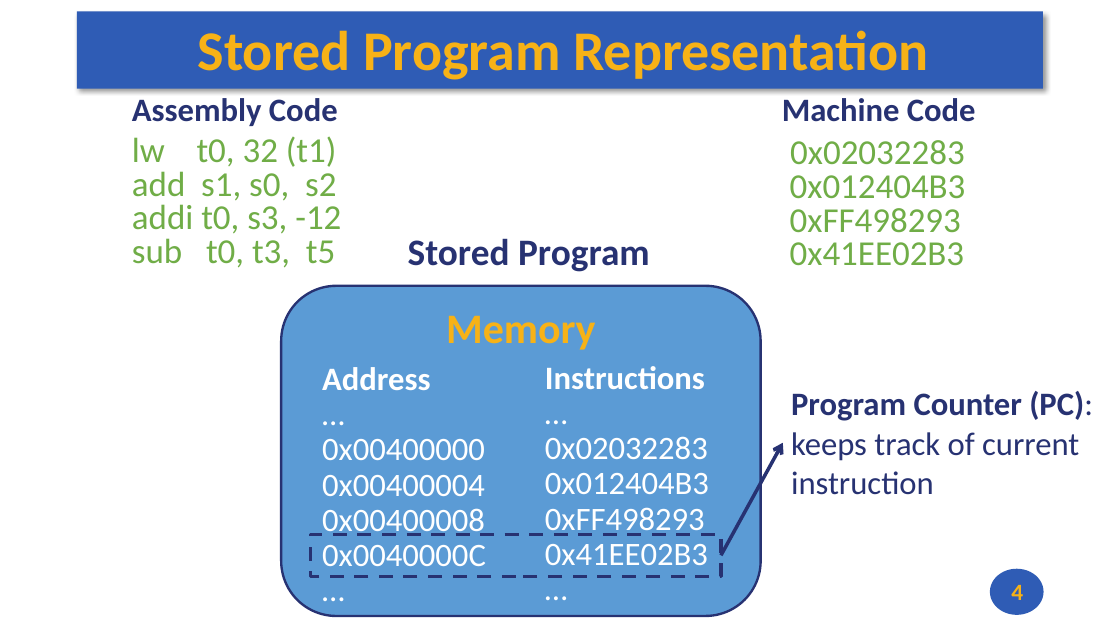
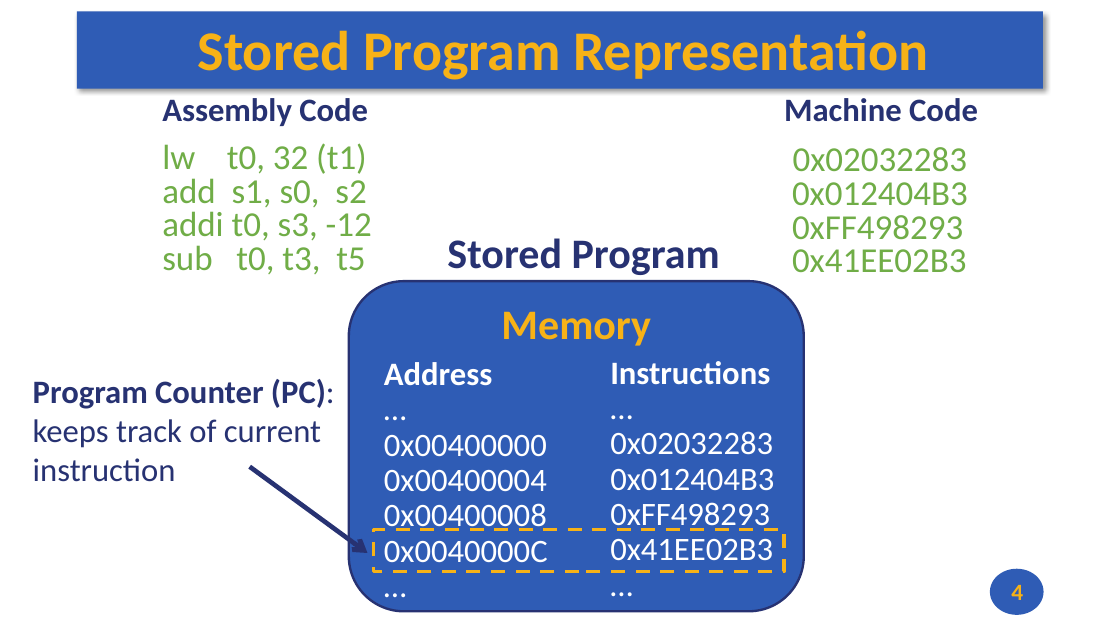
Before and after one commit to andrewt0301/hse-acos-course, a slide deck: slide 4 of docs/part1ca/04_Instructions/CA_Lecture_04.pptx. Drawn at 1120x630 pixels with LibreOffice and Linux fonts; fonts in the diff are those of the drawing. Boxes give left, top, right and bottom in pixels: in the first picture for what was removed or moved away, otherwise in the second. Text is boxed around its words. In the diff, an @@ line names an element or a change of style, - is before the commit and + after.

```diff
--- a/docs/part1ca/04_Instructions/CA_Lecture_04.pptx
+++ b/docs/part1ca/04_Instructions/CA_Lecture_04.pptx
@@ text "Assembly Code": place and size @@
-text "Assembly Code" at (132,98,341,268)
+text "Assembly Code" at (162,98,372,274)
@@ text at (162,98,368,126): more space between paragraphs @@
@@ text at (784,98,978,122): more space between paragraphs @@
@@ text "Stored Program": place and size @@
-text "Stored Program" at (408,238,650,272)
+text "Stored Program" at (447,238,720,275)
@@ text "Stored Program" at (447,238,720,275): size 32 to 36 pt @@
@@ rounded rectangle "Memory": place and size @@
-rounded rectangle "Memory" at (281,286,761,616)
+rounded rectangle "Memory" at (349,281,804,612)
@@ rounded rectangle "Memory" at (349,281,804,612): fill #5B9BD5 to #2F5CB5 @@
@@ text "Address": place and size @@
-text "Address" at (322,367,486,566)
+text "Address" at (384,362,548,562)
@@ text "Instructions": place and size @@
-text "Instructions" at (545,366,709,565)
+text "Instructions" at (610,361,774,560)
@@ text "Program Counter (PC): keeps track ...": place and size @@
-text "Program Counter (PC): keeps track ..." at (791,391,1093,495)
+text "Program Counter (PC): keeps track ..." at (33,379,335,482)
@@ arrow moved from (721, 555) - (783, 443) to (250, 467) - (368, 553) @@
@@ arrow (250, 467) - (368, 553): stroke #273272 3 pt to #273272 4 pt @@
@@ rectangle: place and size @@
-rectangle at (310,534,721,576)
+rectangle at (373,530,784,572)
@@ rectangle at (373,530,784,572): outline #273272 3 pt dashed to #F7B217 3 pt dashed @@
```
Also in this commit, not shown: 7 other slides changed, 1 slide added, 1 slide removed, 2 other files.
